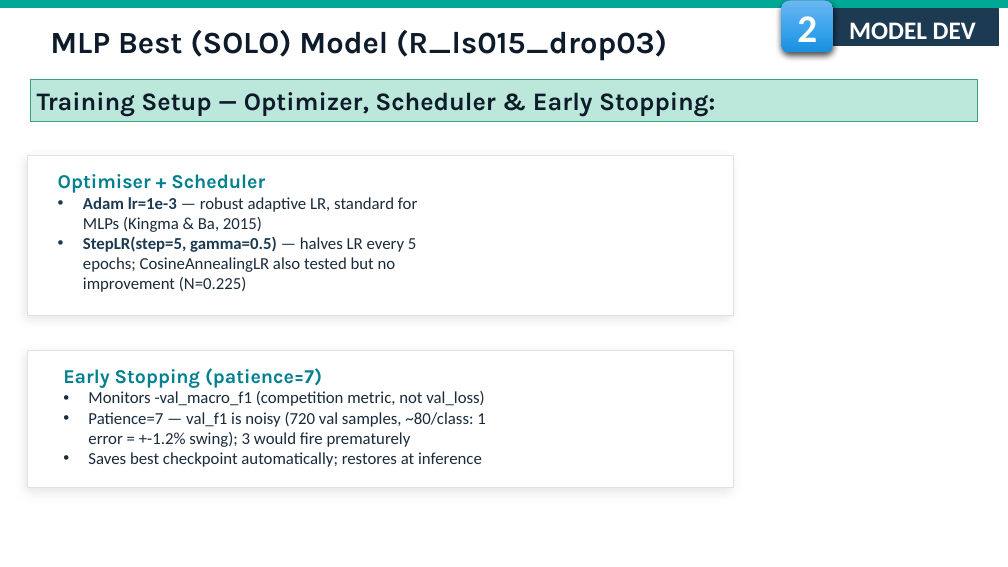
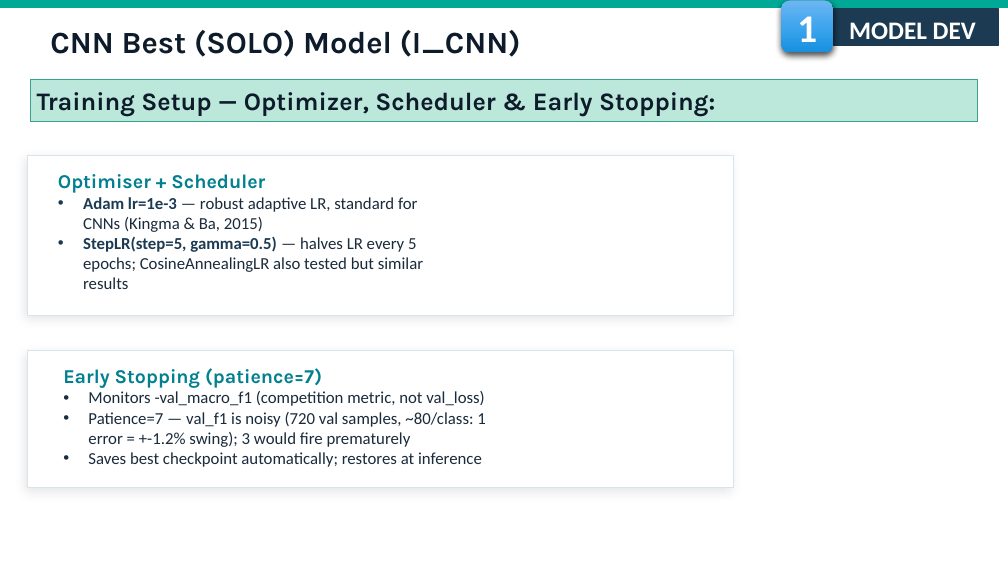
Before and after one commit to fmssilva/DL_Proj, a slide deck: slide 8 of assignment_1/task2/Task2_report.pptx (slide 15 before the commit). Drawn at 1008x567 pixels with LibreOffice and Linux fonts; fonts in the diff are those of the drawing; background and template pictures are left out. Boxes give left, top, right and bottom in pixels: in the first picture for what was removed or moved away, otherwise in the second. Text is boxed around its words. In the diff, an @@ line names an element or a change of style, - is before the commit and + after.

```diff
--- a/assignment_1/task2/Task2_report.pptx
+++ b/assignment_1/task2/Task2_report.pptx
@@ text in rounded rectangle at bbox=[797, 16, 817, 52]: text changed @@
-2
+1
@@ text at bbox=[50, 30, 521, 57]: text changed @@
-MLP Best (SOLO) Model (R_ls015_drop03)
+CNN Best (SOLO) Model (I_CNN)
@@ text at bbox=[83, 197, 423, 289]: text changed @@
-• Adam lr=1e-3 — robust adaptive LR, standard for MLPs (Kingma & Ba, 2015)
-• StepLR(step=5, gamma=0.5) — halves LR every 5 epochs; CosineAnnealingLR also tested but no improvement (N=0.225)
+• Adam lr=1e-3 — robust adaptive LR, standard for CNNs (Kingma & Ba, 2015)
+• StepLR(step=5, gamma=0.5) — halves LR every 5 epochs; CosineAnnealingLR also tested but similar results
```
Also in this commit, not shown: 21 other slides changed, 4 slides added, 7 slides removed.
